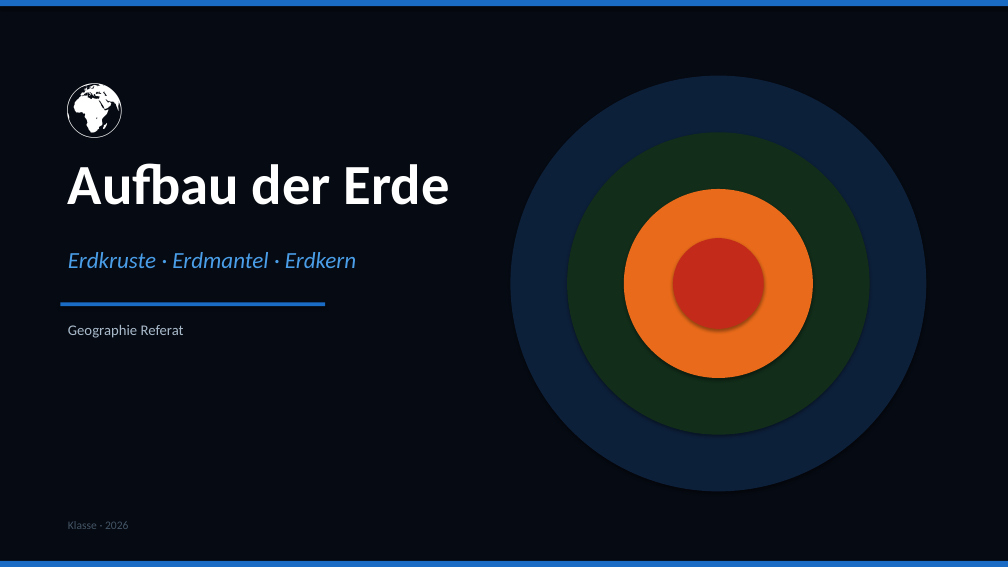
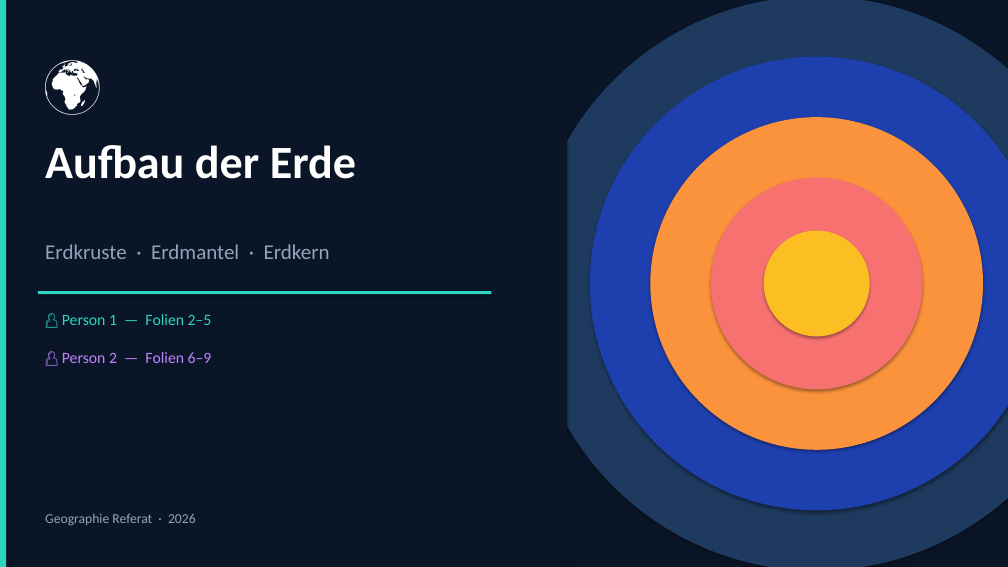
Before and after one commit to welias123/pulsewave-app, a slide deck: slide 1 of Aufbau_der_Erde.pptx. Drawn at 1008x567 pixels with LibreOffice and Linux fonts; fonts in the diff are those of the drawing. Boxes give left, top, right and bottom in pixels: in the first picture for what was removed or moved away, otherwise in the second. Text is boxed around its words. In the diff, an @@ line names an element or a change of style, - is before the commit and + after.

```diff
--- a/Aufbau_der_Erde.pptx
+++ b/Aufbau_der_Erde.pptx
@@ background #0A0F1A to #FFFFFF @@
@@ rectangle at bbox=[0, 0, 1008, 567]: fill #060A12 to #0A1628 @@
@@ rectangle removed at bbox=[0, 0, 1008, 6] @@
@@ rectangle added at bbox=[0, 0, 567, 567], fill #0A1628 @@
@@ rectangle added at bbox=[0, 0, 6, 567], fill #2DD4BF @@
@@ ellipse added at bbox=[529, 0, 1008, 567], fill #1E3A5F @@
@@ text "🌍" rewrapped from bbox=[60, 68, 151, 144] to bbox=[38, 45, 151, 136] @@
@@ ellipse added at bbox=[590, 57, 1008, 510], fill #1E40AF @@
@@ ellipse: place and size @@
-ellipse at bbox=[510, 76, 926, 492]
+ellipse at bbox=[650, 117, 983, 450]
@@ ellipse at bbox=[650, 117, 983, 450]: fill #0D203A to #FB923C @@
@@ text "Aufbau der Erde": place and size @@
-text "Aufbau der Erde" at bbox=[68, 163, 450, 205]
+text "Aufbau der Erde" at bbox=[45, 145, 356, 179]
@@ text "Aufbau der Erde" at bbox=[45, 145, 356, 179]: size 54 to 44 pt @@
@@ ellipse: place and size @@
-ellipse at bbox=[567, 132, 870, 435]
+ellipse at bbox=[711, 178, 923, 389]
@@ ellipse at bbox=[711, 178, 923, 389]: fill #122D1A to #F87171 @@
@@ text "Erdkruste · Erdmantel · Erdkern": place and size @@
-text "Erdkruste · Erdmantel · Erdkern" at bbox=[68, 252, 356, 268]
+text "Erdkruste · Erdmantel · Erdkern" at bbox=[45, 244, 330, 259]
@@ text "Erdkruste · Erdmantel · Erdkern" at bbox=[45, 244, 330, 259]: size 22 to 20 pt, text colour #4A9EE8 to #94A3B8, italic off @@
@@ ellipse removed at bbox=[673, 238, 764, 329] @@
@@ ellipse: place and size @@
-ellipse at bbox=[624, 189, 813, 378]
+ellipse at bbox=[764, 231, 870, 337]
@@ ellipse at bbox=[764, 231, 870, 337]: fill #E86A1A to #FBBF24 @@
@@ rectangle added at bbox=[38, 291, 492, 294], fill #2DD4BF @@
@@ rectangle removed at bbox=[60, 302, 325, 306] @@
@@ text added at bbox=[62, 314, 212, 325], 15 pt, text #2DD4BF @@
+👤 Person 1 — Folien 2–5
@@ text added at bbox=[62, 352, 212, 363], 15 pt, text #C084FC @@
+👤 Person 2 — Folien 6–9
@@ text at bbox=[45, 513, 196, 526]: text changed; size 14 to 13 pt; text colour #AABBCC to #94A3B8 @@
-Geographie Referat
+Geographie Referat · 2026
@@ text removed at bbox=[68, 521, 128, 529] @@
-Klasse · 2026
@@ rectangle removed at bbox=[0, 561, 1008, 567] @@
```
Also in this commit, not shown: 5 other slides changed, 4 slides added, 1 slide removed, 1 other file.
